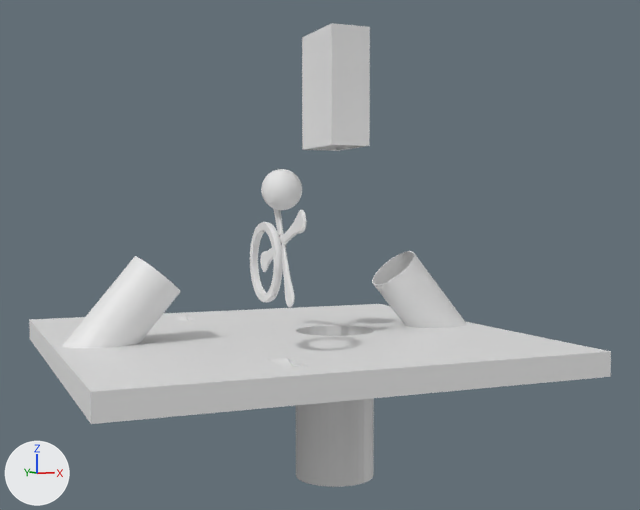
A saved change to the Blender file José María Frías Tejera - Relaxing animation.blend.
The view is the same before and after, from a 50 mm lens placed at (-28.4, -75.1, 8.4), pointed at (3.2, -1.3, 4.6). The axes (+X, +Y, +Z) are drawn at lower left. The lights are the same throughout.

The first picture shows 'Generador cae', 'Hélice', 'Plataforma', 'Salta', 'Sphere', 'Tubo 2', 'Tubo 2.001'.
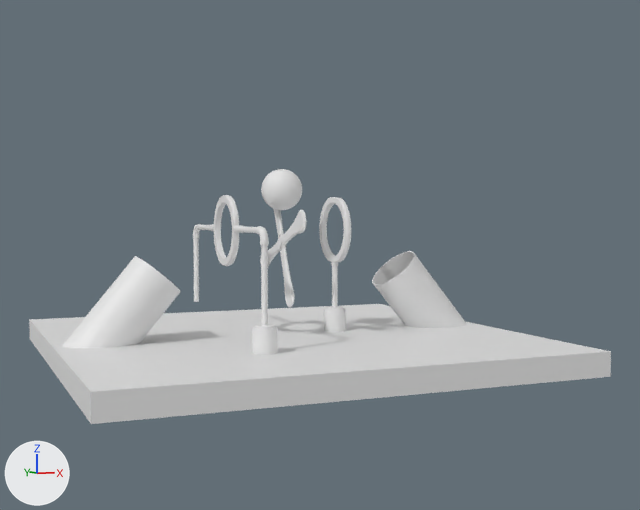
Boxes [x1, y1, x2, y2] around the edits, measured in the pictures (640 x 510 px):
'Plataforma', reshaped (34% shorter): before [29, 304, 611, 487]; after [29, 304, 611, 424]
'Generador cae', deleted: before [302, 23, 370, 151]
'Salta', moved: before [250, 222, 283, 303]; after [214, 195, 239, 266]
'Salta.001', added: after [319, 197, 351, 262]
'Cylinder.001', added: after [233, 225, 269, 325]
'Cylinder', added: after [193, 224, 214, 302]
'Cylinder.002', added: after [331, 262, 338, 307]
part 1 of me_cube, added: after [252, 324, 278, 355]
part 2 of me_cube, added: after [324, 306, 346, 332]
part 3 of me_cube, cut back: before [251, 305, 407, 487]; after [251, 305, 407, 356]

The change, as a diff of the scene's bpy script:
```diff
--- a/José María Frías Tejera - Relaxing animation.blend.py
+++ b/José María Frías Tejera - Relaxing animation.blend.py
@@ me_cube @@
 # used by ob_plataforma; location = (0.0, 0.0, -3.5); scale = (20.1, 20.1, 1.0)
-me_cube.from_pydata(...)  # 174 vertices, 112 faces; spans x -1.0..1.0, y -1.0..1.0, z -12.59..1.0
+me_cube.from_pydata(...)  # 264 vertices, 201 faces; spans x -1.0..1.0, y -1.0..1.0, z -1.0..3.2
+# me_cube part 1: a new loose piece of 128 vertices spanning x -0.31..-0.21, y -0.55..-0.45, z 1.0..3.2
+# me_cube part 2: a new loose piece of 128 vertices spanning x 0.21..0.31, y -0.05..0.05, z 1.0..3.2
+# me_cube part 3
+# 166 vertices are removed from x -0.3..0.44, y -0.87..0.87, z -12.59..1.0
+# 108 faces are deleted
+# 2 new faces join them
@@ me_cylinder_006 @@
+me_cylinder_006.from_pydata(...)  # 353 vertices, 233 faces; spans x -3.09..3.09, y -2.93..2.97, z -4.0..4.0
@@ me_cylinder_005 @@
+me_cylinder_005.from_pydata(...)  # 288 vertices, 258 faces; spans x -1.27..1.27, y -1.27..1.27, z 1.41..5.6
@@ me_cylinder_007 @@
+me_cylinder_007.from_pydata(...)  # 928 vertices, 869 faces; spans x -1.3..1.3, y -28.1..1.3, z -1.0..6.7
@@ me_cylinder_004 @@
+me_cylinder_004.from_pydata(...)  # 928 vertices, 869 faces; spans x -1.3..1.3, y -28.1..1.3, z -1.0..6.7
@@ ob_generador_cae @@
-ob_generador_cae = bpy.data.objects.new('Generador cae', me_cube_004)
-ob_generador_cae.location = (5.23, 0.0, 17.9)
-ob_generador_cae.scale = (0.143, 1.0, 1.0)
@@ ob_salta @@
 ob_salta = bpy.data.objects.new('Salta', me_cylinder_010)
-ob_salta.location = (-5.23, -10.24, 4.6)
+ob_salta.location = (-5.23, 0.0, 6.86)
 ob_salta.rotation_euler = (0.0, 1.571, 0.0)  # degrees (0, 90, 0)
@@ ob_salta_001 @@
+ob_salta_001 = bpy.data.objects.new('Salta.001', me_cylinder_006)
+ob_salta_001.location = (5.23, 0.0, 6.86)
+ob_salta_001.rotation_euler = (1.571, 0.0, 1.571)  # degrees (90, 0, 90)
+ob_salta_001.scale = (1.01, 1.01, 0.0625)
@@ ob_cylinder_002 @@
+ob_cylinder_002 = bpy.data.objects.new('Cylinder.002', me_cylinder_005)
+ob_cylinder_002.location = (5.23, 0.0, -1.7)
+ob_cylinder_002.rotation_euler = (0.0, 0.0, 3.142)  # degrees (0, 0, 180)
+ob_cylinder_002.scale = (0.25, 0.25, 1.0)
@@ ob_cylinder_001 @@
+ob_cylinder_001 = bpy.data.objects.new('Cylinder.001', me_cylinder_007)
+ob_cylinder_001.location = (-5.23, -10.0, 0.7)
+ob_cylinder_001.rotation_euler = (0.0, 0.0, 3.142)  # degrees (0, 0, 180)
+ob_cylinder_001.scale = (0.25, 0.25, 1.0)
@@ ob_cylinder @@
+ob_cylinder = bpy.data.objects.new('Cylinder', me_cylinder_004)
+ob_cylinder.location = (-5.23, 10.0, 0.7)
+ob_cylinder.scale = (0.25, 0.25, 1.0)
```
